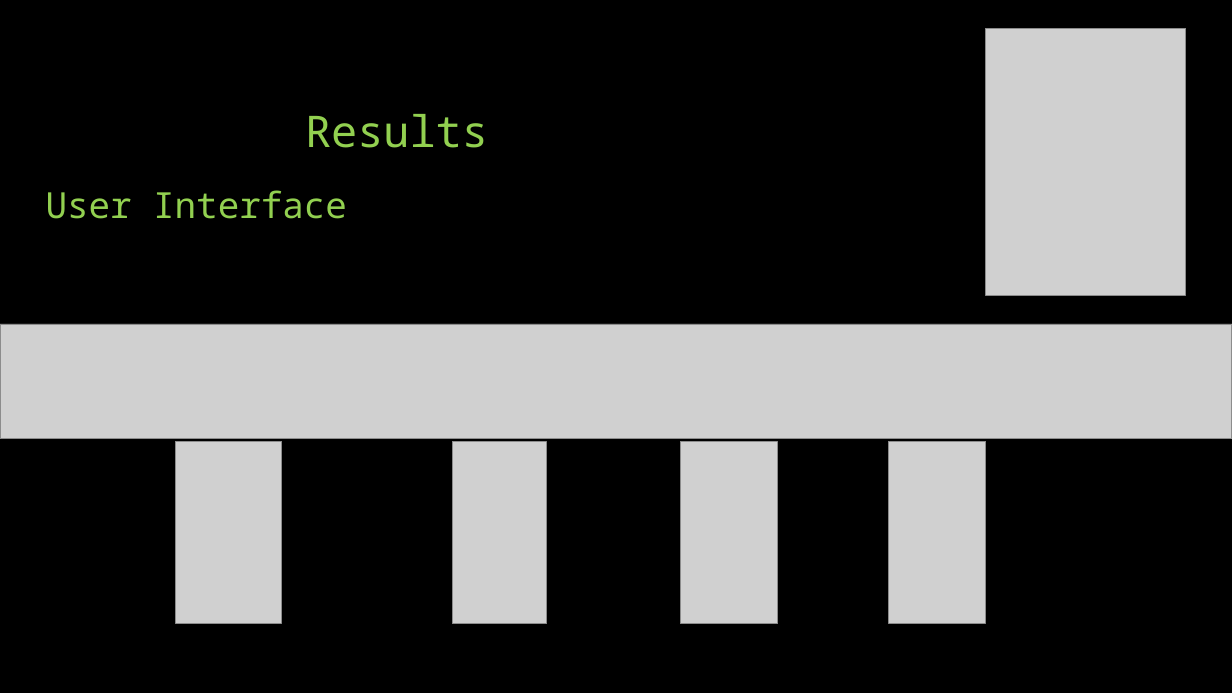
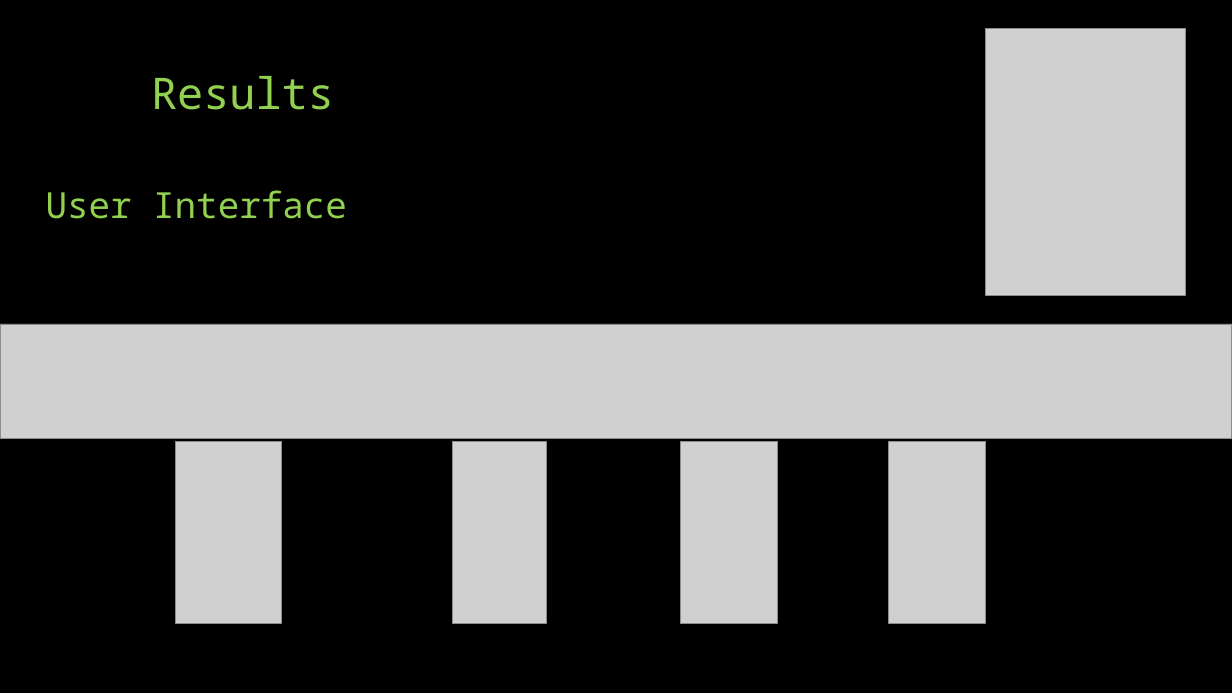
Before and after one commit to idowein/FPGA-image-interpolator, a slide deck: slide 20 of datasheets/Digital Zoom presentation.pptx. Drawn at 1232x693 pixels with LibreOffice and Linux fonts; fonts in the diff are those of the drawing; grey boxes stand for pictures. Boxes give left, top, right and bottom in pixels: in the first picture for what was removed or moved away, otherwise in the second. Text is boxed around its words. In the diff, an @@ line names an element or a change of style, - is before the commit and + after.

```diff
--- a/datasheets/Digital Zoom presentation.pptx
+++ b/datasheets/Digital Zoom presentation.pptx
@@ title "Results": place and size @@
-title "Results" at [305,114,488,148]
+title "Results" at [151,76,334,110]
```
Also in this commit, not shown: 2 other slides changed.
